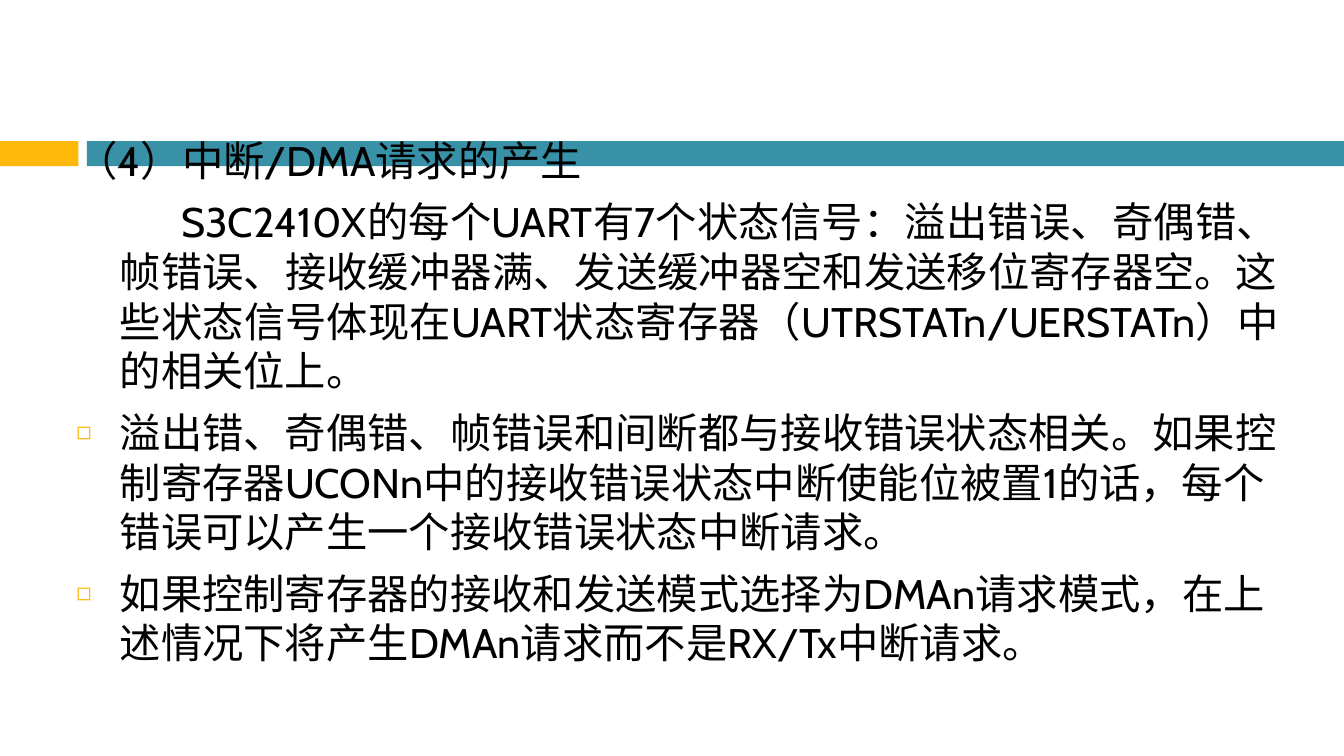
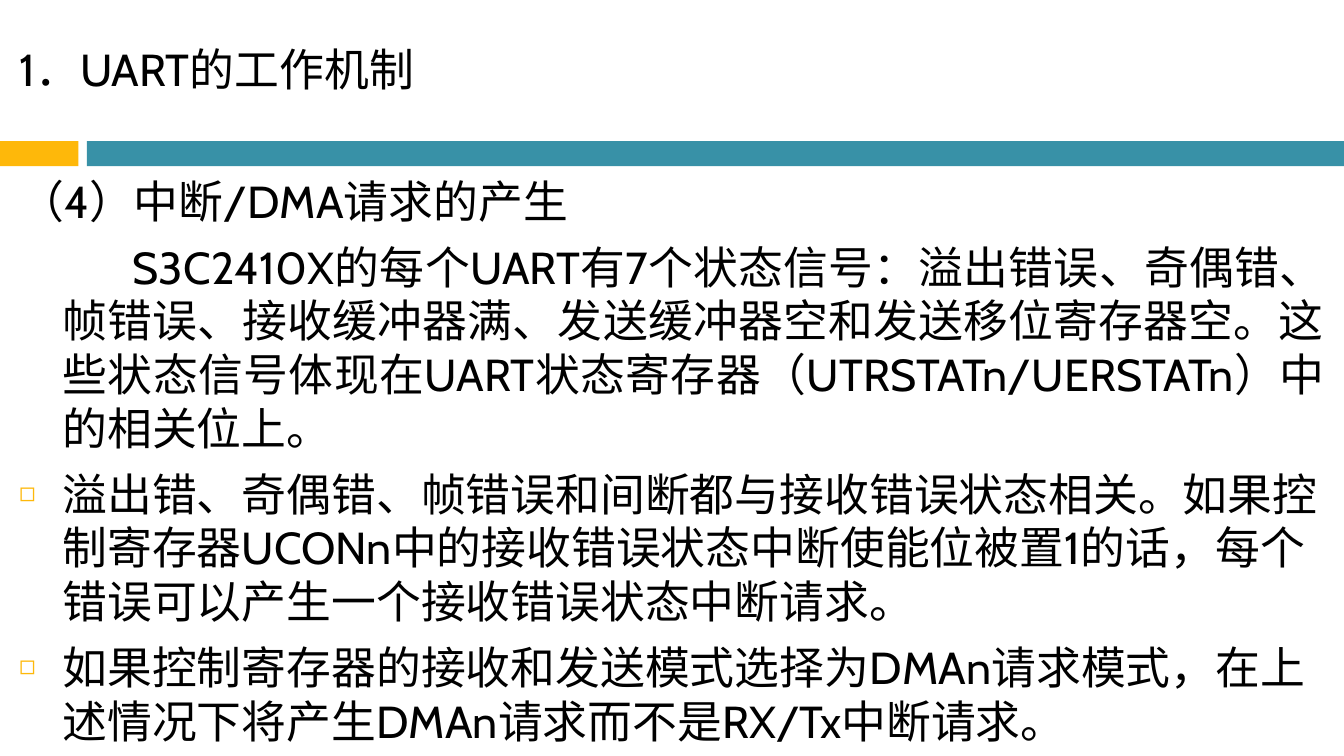
Before and after one commit to Chencao0928/ARM, a slide deck: slide 75 of 第6章 基于S3C2410的硬件结构与接口编程/第6章 基于S3C2410的硬件结构与接口编程.pptx. Drawn at 1344x756 pixels with LibreOffice and Linux fonts; fonts in the diff are those of the drawing; background and template pictures are left out. Boxes give left, top, right and bottom in pixels: in the first picture for what was removed or moved away, otherwise in the second. Text is boxed around its words. In the diff, an @@ line names an element or a change of style, - is before the commit and + after.

```diff
--- a/第6章 基于S3C2410的硬件结构与接口编程/第6章 基于S3C2410的硬件结构与接口编程.pptx
+++ b/第6章 基于S3C2410的硬件结构与接口编程/第6章 基于S3C2410的硬件结构与接口编程.pptx
@@ text "1．UART的工作机制": place and size @@
-text "1．UART的工作机制" at (76, 134, 1279, 662)
+text "1．UART的工作机制" at (19, 48, 1325, 742)
@@ text at (19, 48, 414, 90): paragraph added @@
+1．UART的工作机制
@@ text at (19, 179, 1325, 742): size 29.5 to 32 pt @@
```
Also in this commit, not shown: 40 other slides changed, 1 slide added, 1 slide removed.
